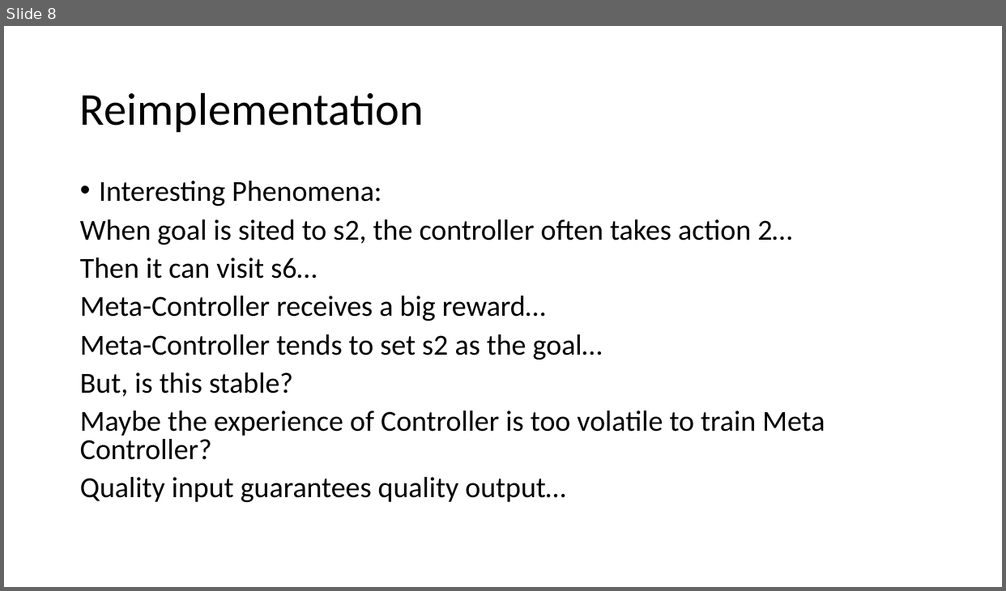
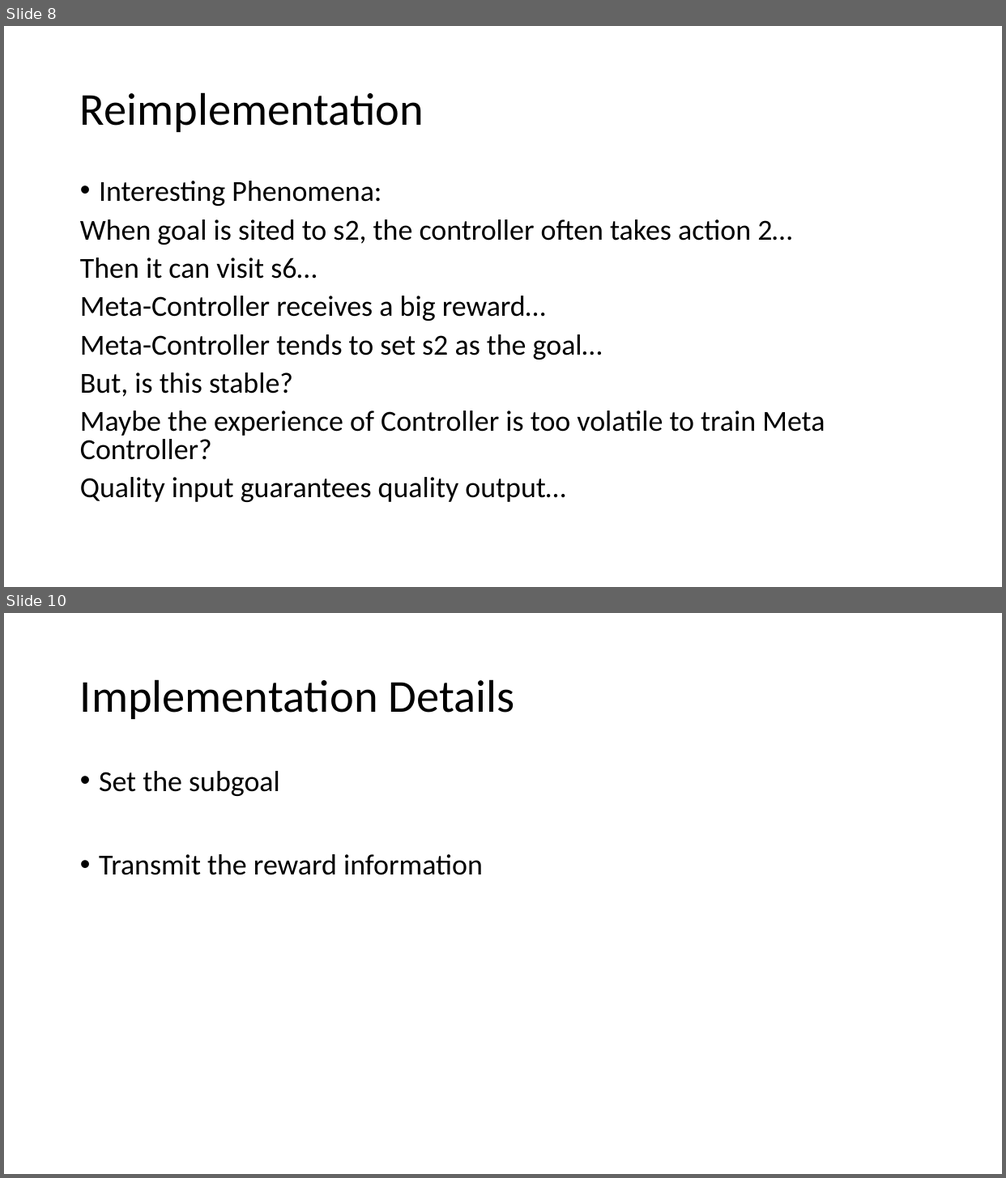
Before and after one commit to faebdc/AI-Project, a slide deck: presentation/Presentation.pptx. Shown one above the other, each under a label of ours: slide 8 before the commit, slides 8 and 10 after it; the slides between them are not shown. The pictures are 1006x591 and 1006x1178 pixels, drawn with LibreOffice and Linux fonts; fonts in the diff are those of the drawing. Boxes give left, top, right and bottom in pixels: in the first picture for what was removed or moved away, otherwise in the second. Text is boxed around its words. In the diff, an @@ line names an element or a change of style, - is before the commit and + after.

```diff
--- a/presentation/Presentation.pptx
+++ b/presentation/Presentation.pptx
@@ slide 10 added at (4, 613, 1002, 1174), background #FFFFFF @@
@@ title added at (80, 679, 514, 719), 44 pt, text #000000 @@
+Implementation Details
@@ text added at (99, 771, 483, 875), 28 pt, text #000000 @@
+• Set the subgoal
+• Transmit the reward information
```
Also in this commit, not shown: 1 slide changed, 5 other slides added, 3 other files.
